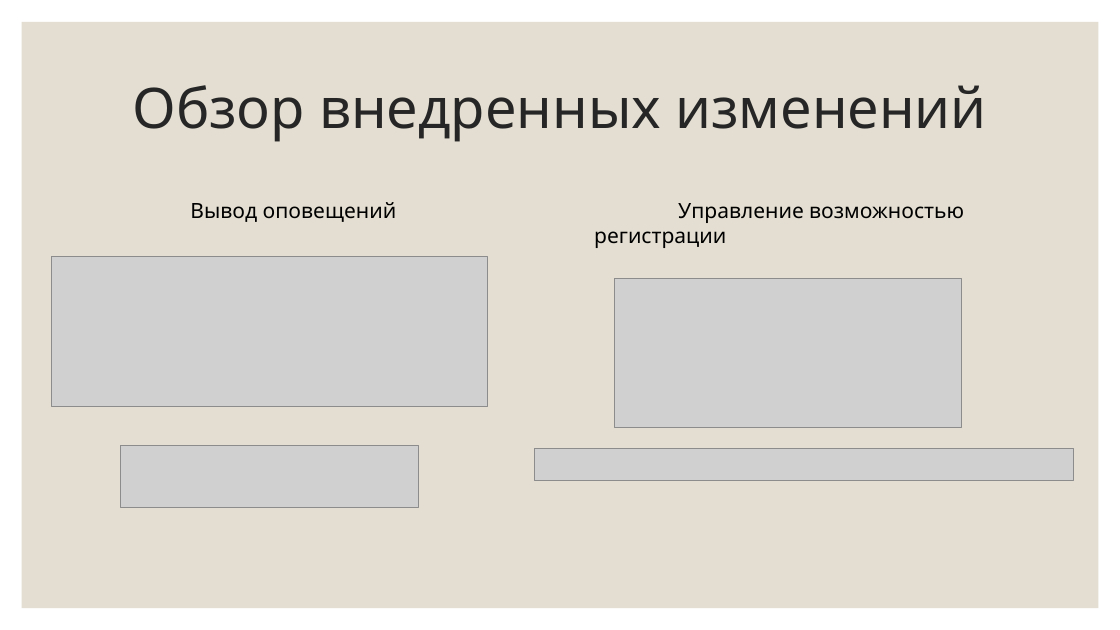
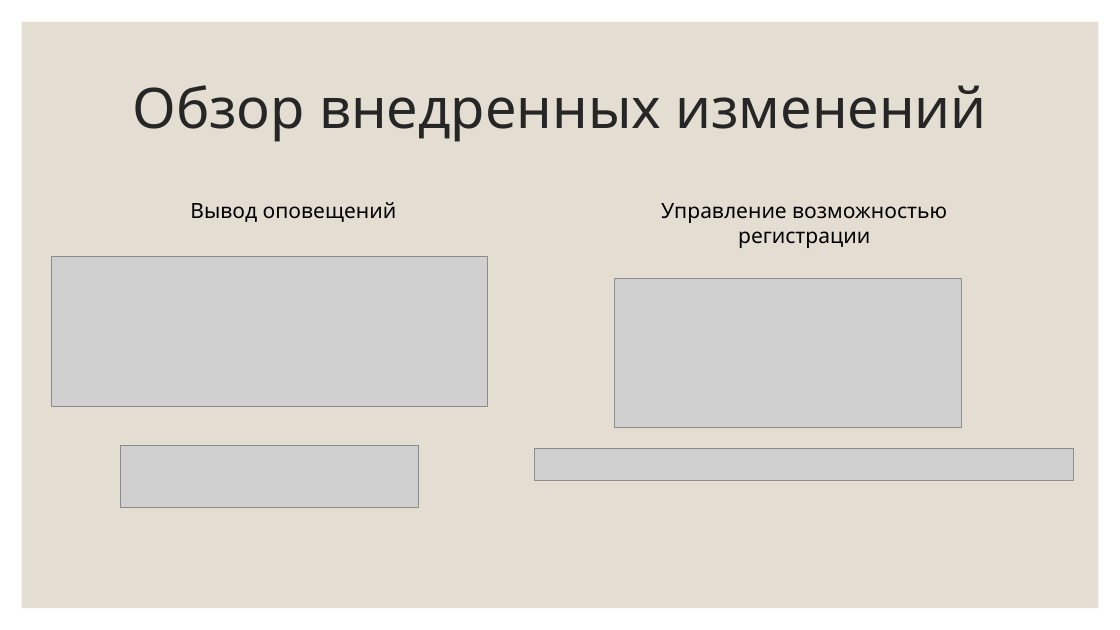
Before and after one commit to PolMarzia/diplom, a slide deck: slide 11 of Prez.pptx. Drawn at 1120x630 pixels with LibreOffice and Linux fonts; fonts in the diff are those of the drawing; grey boxes stand for pictures. Boxes give left, top, right and bottom in pixels: in the first picture for what was removed or moved away, otherwise in the second. Text is boxed around its words. In the diff, an @@ line names an element or a change of style, - is before the commit and + after.

```diff
--- a/Prez.pptx
+++ b/Prez.pptx
@@ text "Управление возможностью регистрации" at [661,203,947,248]: alignment left to centre @@
```
Also in this commit, not shown: 1 other file.
